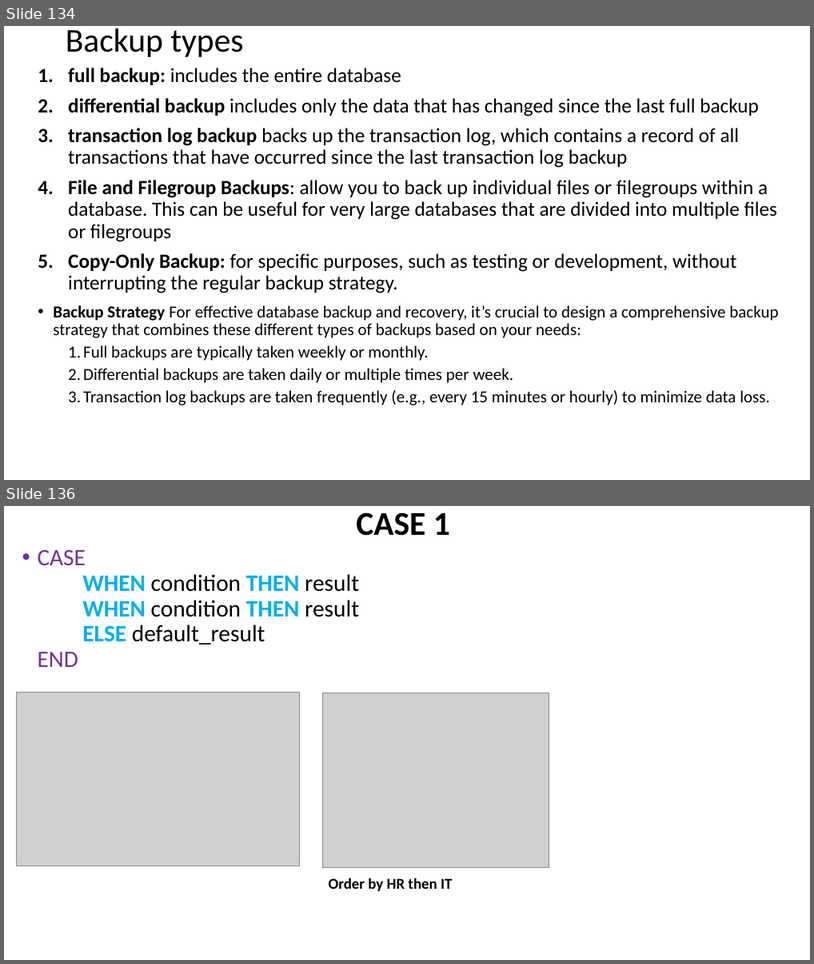
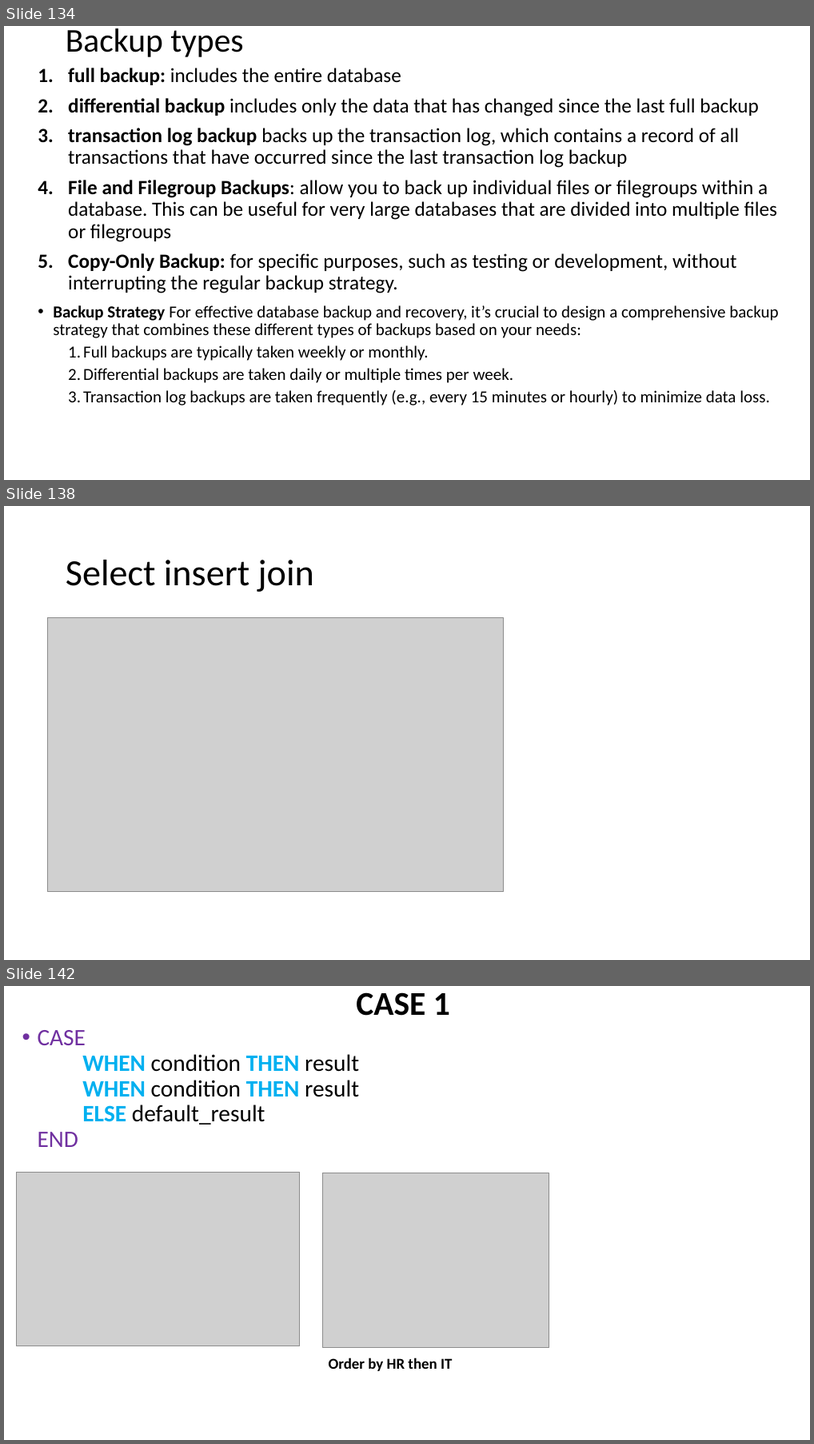
Before and after one commit to AhmedMohamedSamir1/Summary, a slide deck: Dot Net/2_DB.pptx. Shown one above the other, each under a label of ours: slides 134 and 136 before the commit, slides 134, 138 and 142 after it; the slides between them are not shown. The pictures are 814x964 and 814x1444 pixels, drawn with LibreOffice and Linux fonts; fonts in the diff are those of the drawing; grey boxes stand for pictures. Boxes give left, top, right and bottom in pixels: in the first picture for what was removed or moved away, otherwise in the second. Text is boxed around its words. In the diff, an @@ line names an element or a change of style, - is before the commit and + after.

```diff
--- a/Dot Net/2_DB.pptx
+++ b/Dot Net/2_DB.pptx
@@ slide 138 added at box(4, 506, 810, 960), background #FFFFFF @@
@@ title added at box(66, 560, 314, 592), 44 pt, text #000000 @@
+Select insert join
@@ picture added at box(47, 618, 504, 891) @@
@@ what was slide 136 is now slide 142 @@
```
Also in this commit, not shown: 6 slides changed, 20 other slides added, 1 slide removed, 3 other files.
